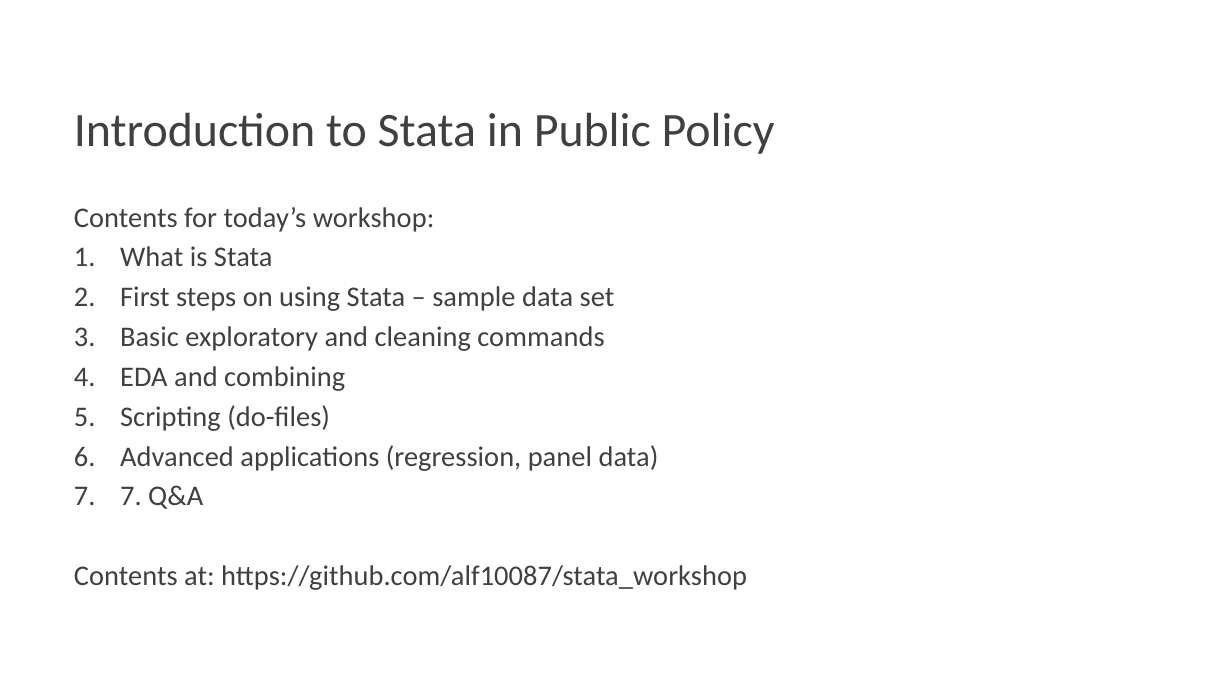
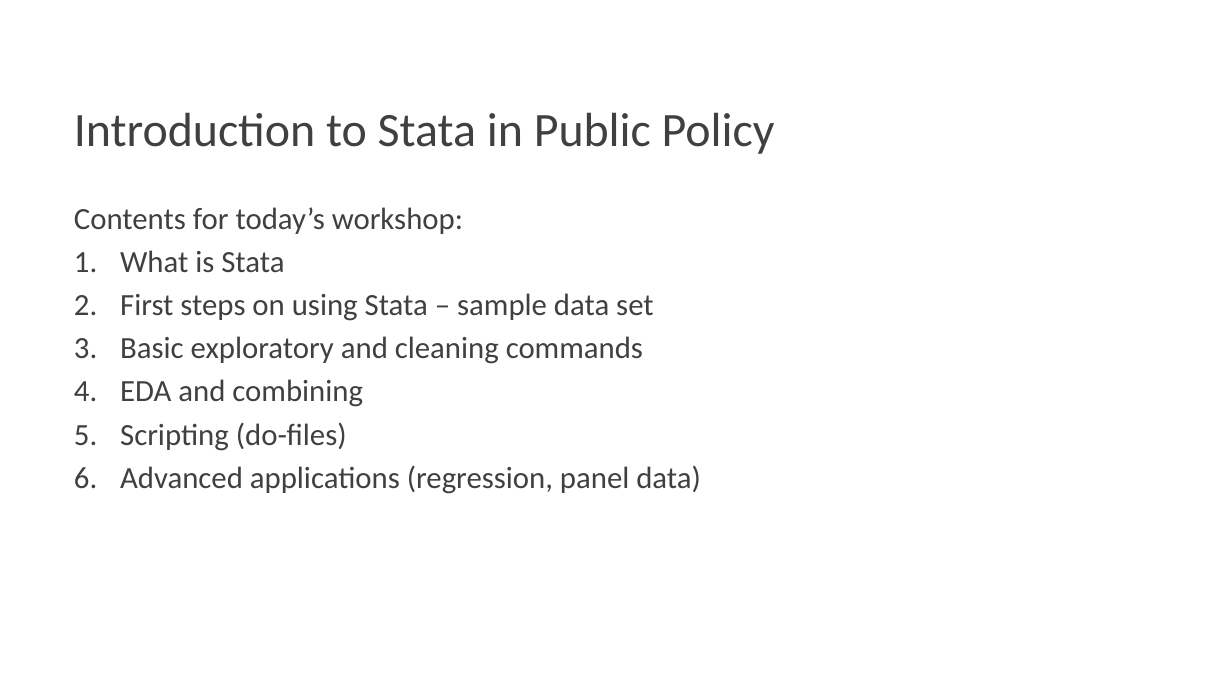
Before and after one commit to alf10087/stata_workshop, a slide deck: slide 4 of Stata Workshop 09-09.pptx. Drawn at 1232x693 pixels with LibreOffice and Linux fonts; fonts in the diff are those of the drawing; background and template pictures are left out. Boxes give left, top, right and bottom in pixels: in the first picture for what was removed or moved away, otherwise in the second. Text is boxed around its words. In the diff, an @@ line names an element or a change of style, - is before the commit and + after.

```diff
--- a/Stata Workshop 09-09.pptx
+++ b/Stata Workshop 09-09.pptx
@@ text "Contents for today’s workshop:" at (74,207,701,494): size 16.6 to 18 pt @@
@@ text at (74,485,747,590): paragraphs removed @@
-7. 7. Q&A
-Contents at: https://github.com/alf10087/stata_workshop
```
Also in this commit, not shown: 3 other slides changed, 4 slides added, 1 slide removed.
